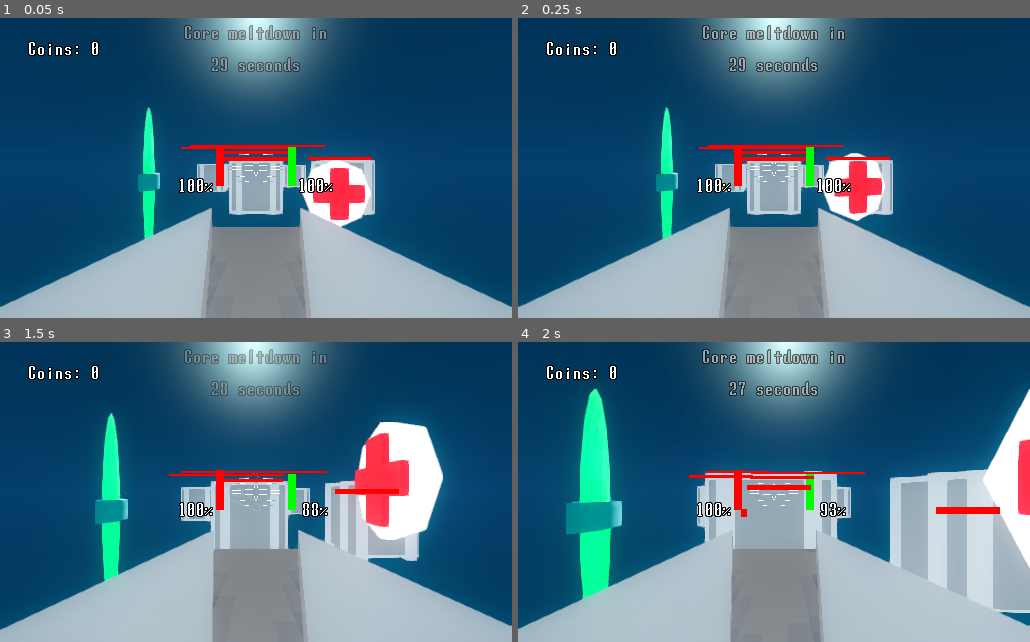
Above: before the commit, frames 1-4 (two rows, left to right).
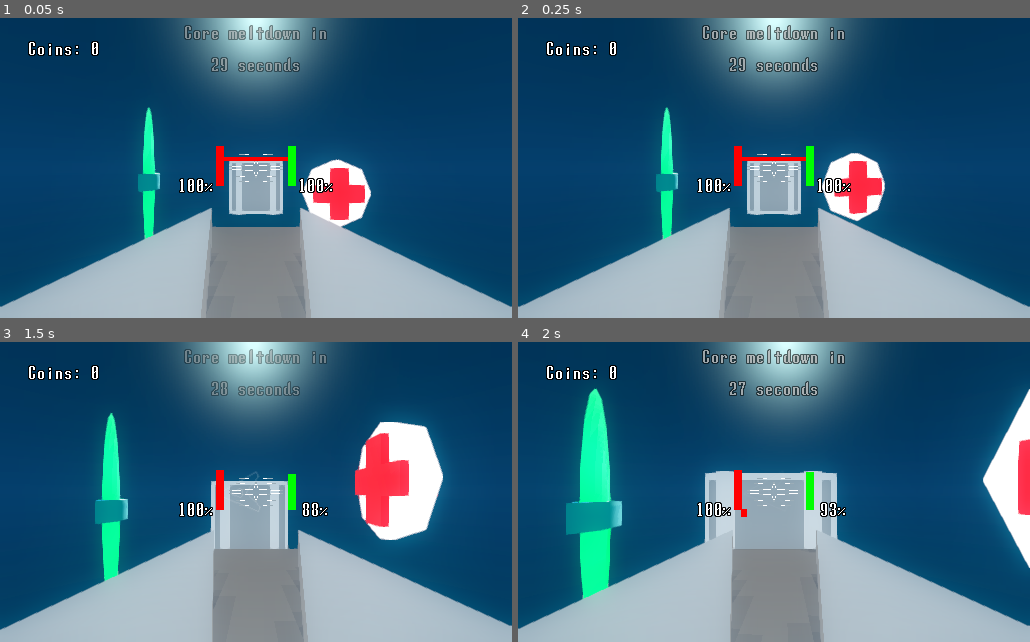
Above: after the commit, the same moments.

Repository: TheEvenOnes/core-breach
Game: Godot game, scene res://src/root/Root.tscn
The game is run twice, just before and just after one commit, with the same random seed, the same clock (stepped at 60 frames per second) and the same inputs.
Inputs (mouse positions are in pixels of both pictures, inside the frame that each line leads up to):
- Up to frame 1 (0.05 s): no input
- Up to frame 2 (0.25 s): no input
- Up to frame 3 (1.5 s): move the mouse to (281, 492) at 0.52 s; hold W (throttle_forward) from 0.53 s (still down); click (281, 492) at 0.6 s; move the mouse to (230, 492) at 1.27 s; click (230, 492) at 1.35 s
- Up to frame 4 (2 s): keep holding W (throttle_forward)

The runs differ from the first frame. In frame 1, 1.6% of the frame differs, in the area x 35-74%, y 42-66%; in frame 2, 1.6%; in frame 3, 3.8%; in frame 4, 11%, in the area x 33-100%, y 42-91%.

Commit message:
Fix more out-of-tree errors, apply color before ready is resolved

Diff:
--- a/src/arena/Arena.tscn
+++ b/src/arena/Arena.tscn
@@ -92,7 +92,7 @@
 far = 750.0
 
 [node name="ProjectileShooter" type="Position3D" parent="Spaceship/Camera"]
-transform = Transform( 1, 0, 0, 0, 1, 0, 0, 0, 1, 0, 0, -3.17811 )
+transform = Transform( 1, 0, 0, 0, 1, 0, 0, 0, 1, 0, 0, -1.87811 )
 
 [node name="GUI" type="Control" parent="Spaceship/Camera"]
 anchor_right = 1.0
@@ -220,27 +220,6 @@
 
 [node name="Crate" parent="." instance=ExtResource( 11 )]
 
-[node name="Crate2" parent="." instance=ExtResource( 11 )]
-transform = Transform( 1, 0, 0, 0, 1, 0, 0, 0, 1, 3.9, 0, -8.3 )
-
-[node name="Crate3" parent="." instance=ExtResource( 11 )]
-transform = Transform( 1, 0, 0, 0, 1, 0, 0, 0, 1, 0, 0, -12.1 )
-
-[node name="Crate4" parent="." instance=ExtResource( 11 )]
-transform = Transform( 1, 0, 0, 0, 1, 0, 0, 0, 1, -3.62386, 0, -16.517 )
-
-[node name="Crate5" parent="." instance=ExtResource( 11 )]
-transform = Transform( 1, 0, 0, 0, 1, 0, 0, 0, 1, 0, 0, -16.5 )
-
-[node name="Crate6" parent="." instance=ExtResource( 11 )]
-transform = Transform( 1, 0, 0, 0, 1, 0, 0, 0, 1, -3.62386, 0, -20.917 )
-
-[node name="Crate7" parent="." instance=ExtResource( 11 )]
-transform = Transform( 1, 0, 0, 0, 1, 0, 0, 0, 1, 0, 0, -20.7 )
-
-[node name="Crate8" parent="." instance=ExtResource( 11 )]
-transform = Transform( 1, 0, 0, 0, 1, 0, 0, 0, 1, 3.9, 0, -20.7 )
-
 [node name="AudioStreamPlayer" type="AudioStreamPlayer" parent="."]
 stream = ExtResource( 6 )
 volume_db = -20.0
@@ -289,42 +268,3 @@
 
 [node name="CoolantPickup" parent="." instance=ExtResource( 13 )]
 transform = Transform( 1, 0, 0, 0, 1, 0, 0, 0, 1, 4.6, 0, 0 )
-
-[node name="CoolantPickup2" parent="." instance=ExtResource( 13 )]
-transform = Transform( 1, 0, 0, 0, 1, 0, 0, 0, 1, 7.24389, 0, 0 )
-
-[node name="CoolantPickup3" parent="." instance=ExtResource( 13 )]
-transform = Transform( 1, 0, 0, 0, 1, 0, 0, 0, 1, 9.88705, 0, 0 )
-
-[node name="CoolantPickup4" parent="." instance=ExtResource( 13 )]
-transform = Transform( 1, 0, 0, 0, 1, 0, 0, 0, 1, 12.5309, 0, 0 )
-
-[node name="CoolantPickup5" parent="." instance=ExtResource( 13 )]
-transform = Transform( 1, 0, 0, 0, 1, 0, 0, 0, 1, 15.3282, 0, 0 )
-
-[node name="CoolantPickup6" parent="." instance=ExtResource( 13 )]
-transform = Transform( 1, 0, 0, 0, 1, 0, 0, 0, 1, 17.9721, 0, 0 )
-
-[node name="CoolantPickup7" parent="." instance=ExtResource( 13 )]
-transform = Transform( 1, 0, 0, 0, 1, 0, 0, 0, 1, 20.7327, 0, 0 )
-
-[node name="CoolantPickup8" parent="." instance=ExtResource( 13 )]
-transform = Transform( 1, 0, 0, 0, 1, 0, 0, 0, 1, 23.3766, 0, 0 )
-
-[node name="CoolantPickup9" parent="." instance=ExtResource( 13 )]
-transform = Transform( 1, 0, 0, 0, 1, 0, 0, 0, 1, 26.237, 0, 0 )
-
-[node name="CoolantPickup10" parent="." instance=ExtResource( 13 )]
-transform = Transform( 1, 0, 0, 0, 1, 0, 0, 0, 1, 28.8809, 0, 0 )
-
-[node name="CoolantPickup11" parent="." instance=ExtResource( 13 )]
-transform = Transform( 1, 0, 0, 0, 1, 0, 0, 0, 1, 31.7185, 0, 0 )
-
-[node name="CoolantPickup12" parent="." instance=ExtResource( 13 )]
-transform = Transform( 1, 0, 0, 0, 1, 0, 0, 0, 1, 34.3624, 0, 0 )
-
-[node name="CoolantPickup13" parent="." instance=ExtResource( 13 )]
-transform = Transform( 1, 0, 0, 0, 1, 0, 0, 0, 1, 37.5024, 0, 0 )
-
-[node name="CoolantPickup14" parent="." instance=ExtResource( 13 )]
-transform = Transform( 1, 0, 0, 0, 1, 0, 0, 0, 1, 40.1463, 0, 0 )
--- a/src/arena/Spaceship.gd
+++ b/src/arena/Spaceship.gd
@@ -75,6 +75,7 @@
     projectile.apply_central_impulse(projectile.transform.basis.z * -projectile.speed)
     projectile.energy_color = energy_color
     ProjectileManager.add_projectile(projectile)
+    add_collision_exception_with(projectile)
     $AudioStreamPlayer3D.play()
 
 func _ready() -> void:
--- a/src/pickups/CoinPickup.gd
+++ b/src/pickups/CoinPickup.gd
@@ -15,8 +15,8 @@
       if body.is_in_group('player.ship'):
         body.add_coins(1)
         var fx = PickupFX.instance()
+        fx.fx_color = Color.yellow
         FxManager.add_fx(fx)
-        fx.fx_color = Color.yellow
         fx.global_transform.origin = global_transform.origin
         queue_free()
         break
--- a/src/pickups/CoolantPickup.gd
+++ b/src/pickups/CoolantPickup.gd
@@ -15,8 +15,8 @@
       if body.is_in_group('player.ship'):
         body.add_core_time(5)
         var fx = PickupFX.instance()
+        fx.fx_color = Color.cyan
         FxManager.add_fx(fx)
-        fx.fx_color = Color.cyan
         fx.global_transform.origin = global_transform.origin
         queue_free()
         break
--- a/src/pickups/HealthPickup.gd
+++ b/src/pickups/HealthPickup.gd
@@ -15,8 +15,8 @@
       if body.is_in_group('player.ship'):
         body.heal(20)
         var fx = PickupFX.instance()
+        fx.fx_color = Color.red
         FxManager.add_fx(fx)
-        fx.fx_color = Color.red
         fx.global_transform.origin = global_transform.origin
         queue_free()
         break
